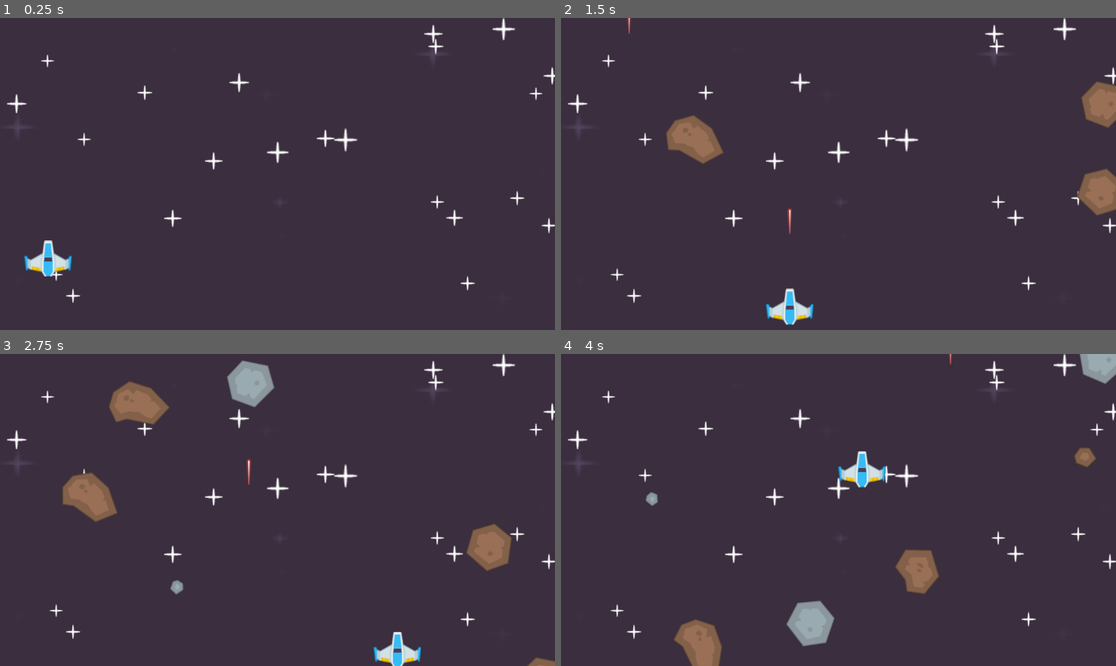
Above: before the commit, frames 1-4 (two rows, left to right).
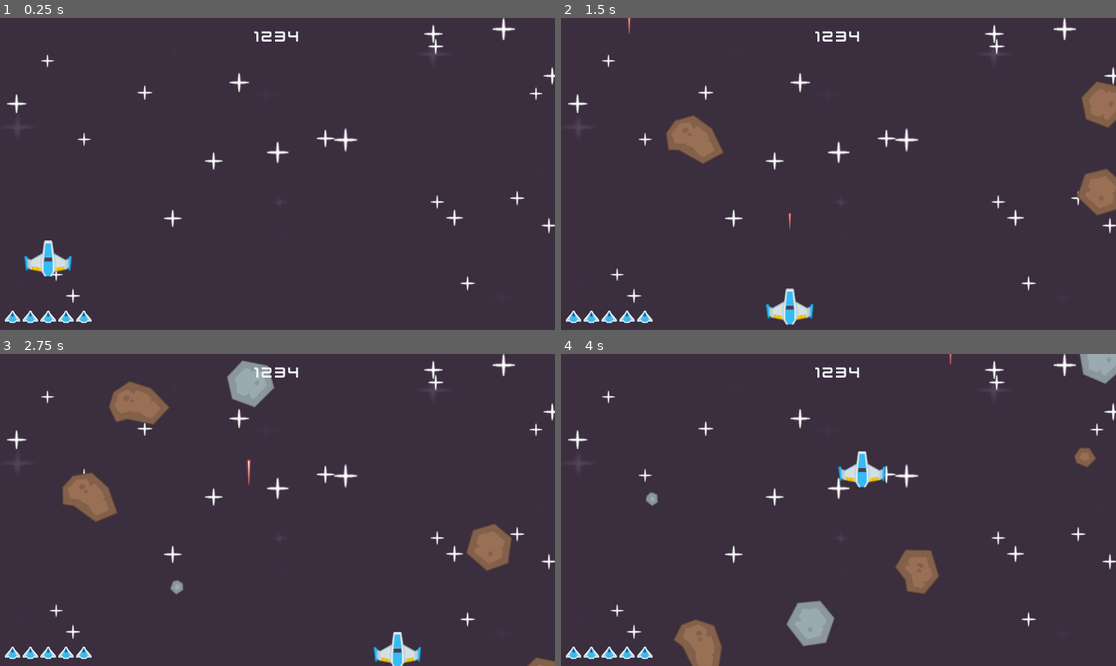
Above: after the commit, the same moments.

Repository: Bushra-gh/Space-Shooter
Game: Godot game, scene res://scenes/level.tscn
The game is run twice, just before and just after one commit, with the same random seed, the same clock (stepped at 60 frames per second) and the same inputs.
Inputs:
- Up to frame 1 (0.25 s): no input
- Up to frame 2 (1.5 s): tap Enter at 0.5 s; hold Right (ui_right) 0.53-1.28 s; tap Space (shoot) at 0.6, 1.35 s; hold Down (ui_down) from 1.28 s (still down)
- Up to frame 3 (2.75 s): release Down (ui_down) at 2.03 s; hold Right (ui_right) from 2.03 s (still down); tap Space (shoot) at 2.1 s
- Up to frame 4 (4 s): release Right (ui_right) at 2.78 s; hold Up (ui_up) 2.78-3.53 s; tap Space (shoot) at 2.85, 3.6 s; hold Left (ui_left) from 3.53 s (still down)

The runs differ from the first frame. In frame 1, 0.5% of the frame differs, in the area x 0-54%, y 4-98%; in frame 2, 0.5%; in frame 3, 0.5%; in frame 4, 0.5%.

Commit message:
added UI

Diff:
--- a/scenes/laser.gd
+++ b/scenes/laser.gd
@@ -2,5 +2,9 @@
 
 @export var speed = 500
 
+func _ready() -> void:
+	var tween = create_tween()
+	tween.tween_property($Sprite2D, 'scale', Vector2(1,1),0.2).from(Vector2(0,0))
+
 func _process(delta: float) -> void:
 	position.y -= speed * delta
--- a/scenes/level.tscn
+++ b/scenes/level.tscn
@@ -4,6 +4,7 @@
 [ext_resource type="Texture2D" uid="uid://clkn5y4leobw2" path="res://Backgrounds/darkPurple.png" id="1_w8frs"]
 [ext_resource type="PackedScene" uid="uid://wps0hpecyxnr" path="res://scenes/player.tscn" id="2_mx8sn"]
 [ext_resource type="Texture2D" uid="uid://clit773u1osqs" path="res://PNG/Effects/star1.png" id="3_ppgk2"]
+[ext_resource type="PackedScene" uid="uid://dn1vdyt00eyk8" path="res://scenes/ui.tscn" id="5_ppgk2"]
 
 [sub_resource type="SpriteFrames" id="SpriteFrames_klq6b"]
 animations = [{
@@ -187,5 +188,7 @@
 
 [node name="Lasers" type="Node2D" parent="." unique_id=627463566]
 
+[node name="UI" parent="." unique_id=92444803 instance=ExtResource("5_ppgk2")]
+
 [connection signal="laser" from="Player" to="." method="_on_player_laser"]
 [connection signal="timeout" from="MeteorTimer" to="." method="_on_meteor_timer_timeout"]
--- /dev/null
+++ b/scenes/ui.tscn
@@ -0,0 +1,63 @@
+[gd_scene format=3 uid="uid://dn1vdyt00eyk8"]
+
+[ext_resource type="FontFile" uid="uid://5h2x8rkfhn1n" path="res://Bonus/kenvector_future.ttf" id="1_x4jx1"]
+[ext_resource type="Texture2D" uid="uid://i3gi7oth3m4f" path="res://PNG/UI/playerLife3_blue.png" id="2_yev5y"]
+
+[node name="UI" type="CanvasLayer" unique_id=92444803]
+
+[node name="MarginContainer" type="MarginContainer" parent="." unique_id=2038408132]
+anchors_preset = 5
+anchor_left = 0.5
+anchor_right = 0.5
+offset_left = -48.5
+offset_right = 48.5
+offset_bottom = 58.0
+grow_horizontal = 2
+theme_override_constants/margin_top = 20
+
+[node name="Label" type="Label" parent="MarginContainer" unique_id=1983090014]
+layout_mode = 2
+theme_override_colors/font_color = Color(0.94182205, 0.96882993, 0.9969261, 1)
+theme_override_fonts/font = ExtResource("1_x4jx1")
+theme_override_font_sizes/font_size = 33
+text = "1234"
+horizontal_alignment = 1
+
+[node name="MarginContainer2" type="MarginContainer" parent="." unique_id=1468878540]
+anchors_preset = 2
+anchor_top = 1.0
+anchor_bottom = 1.0
+offset_top = -40.0
+offset_right = 180.0
+grow_vertical = 0
+theme_override_constants/margin_left = 10
+theme_override_constants/margin_bottom = 10
+
+[node name="HBoxContainer" type="HBoxContainer" parent="MarginContainer2" unique_id=351678402]
+layout_mode = 2
+theme_override_constants/separation = 5
+
+[node name="TextureRect" type="TextureRect" parent="MarginContainer2/HBoxContainer" unique_id=388639044]
+layout_mode = 2
+texture = ExtResource("2_yev5y")
+stretch_mode = 2
+
+[node name="TextureRect2" type="TextureRect" parent="MarginContainer2/HBoxContainer" unique_id=1512393082]
+layout_mode = 2
+texture = ExtResource("2_yev5y")
+stretch_mode = 2
+
+[node name="TextureRect3" type="TextureRect" parent="MarginContainer2/HBoxContainer" unique_id=1836297447]
+layout_mode = 2
+texture = ExtResource("2_yev5y")
+stretch_mode = 2
+
+[node name="TextureRect5" type="TextureRect" parent="MarginContainer2/HBoxContainer" unique_id=2033165599]
+layout_mode = 2
+texture = ExtResource("2_yev5y")
+stretch_mode = 2
+
+[node name="TextureRect4" type="TextureRect" parent="MarginContainer2/HBoxContainer" unique_id=1629925012]
+layout_mode = 2
+texture = ExtResource("2_yev5y")
+stretch_mode = 2
